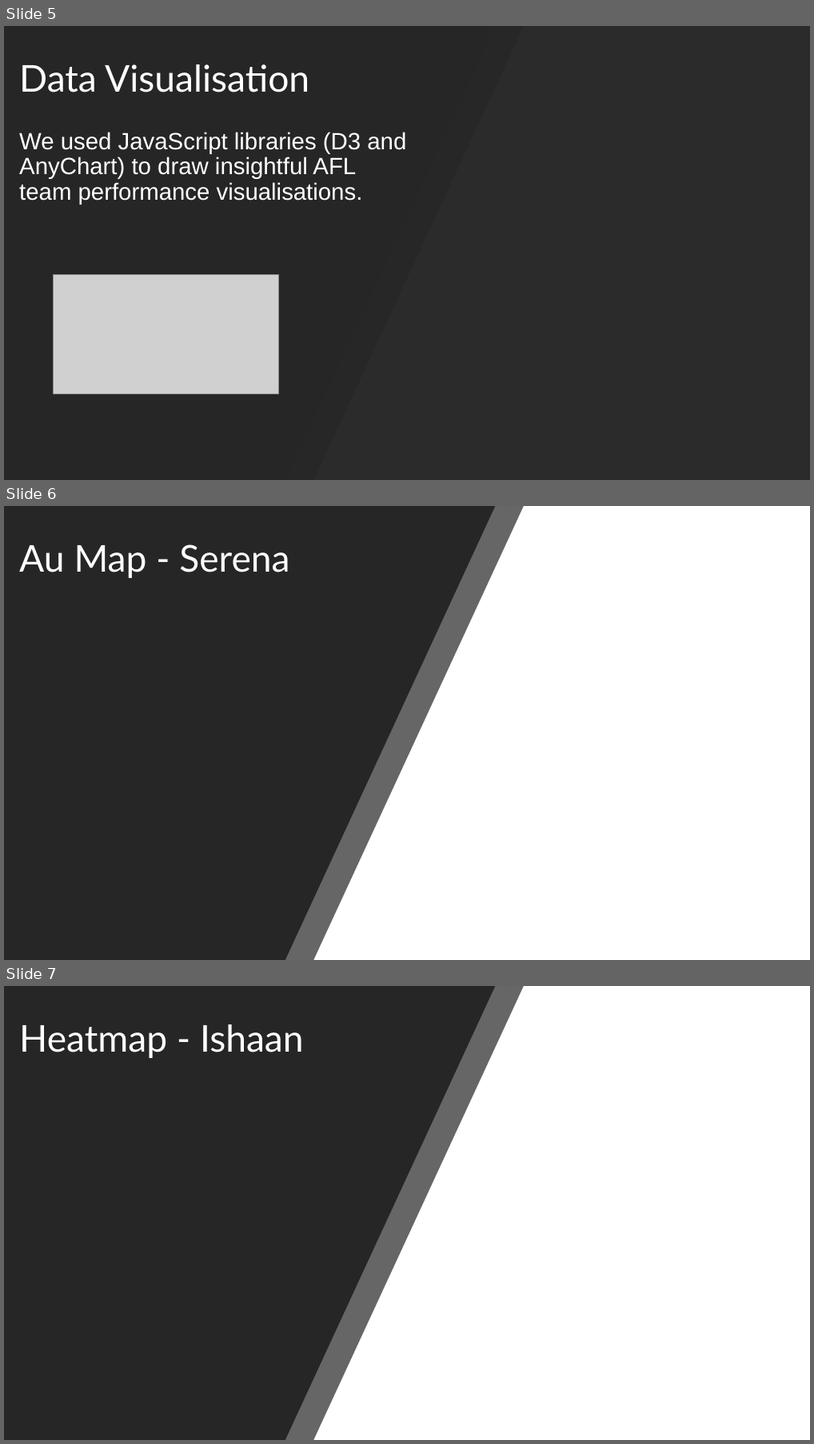
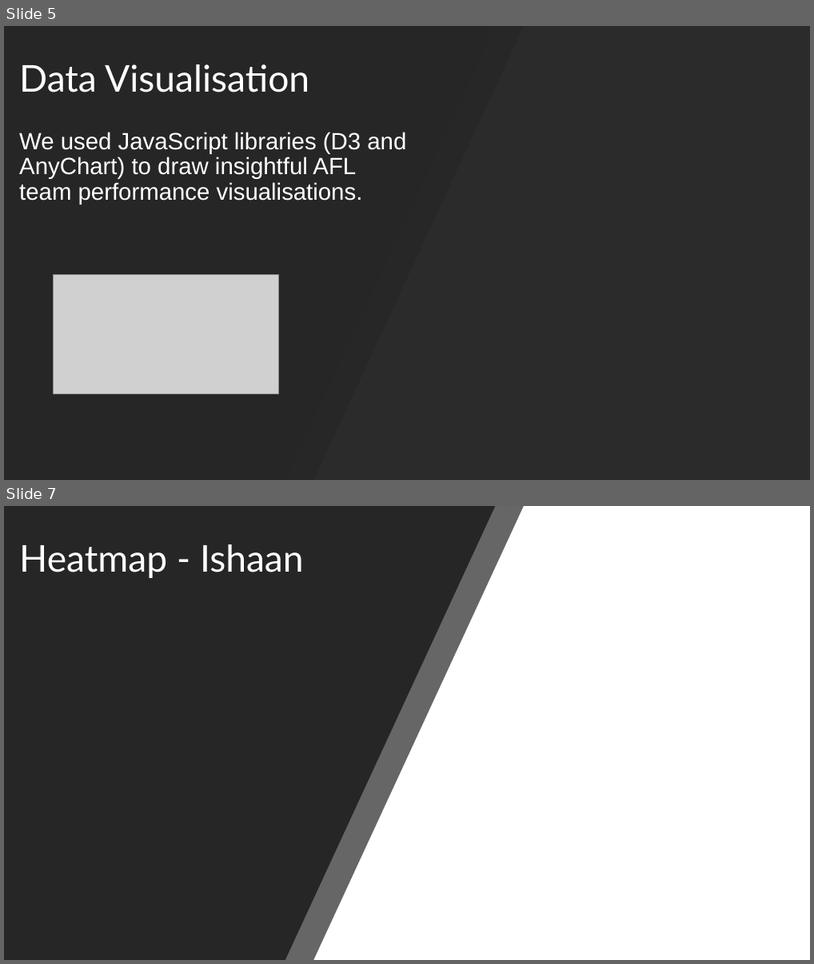
Before and after one commit to Samravp/AFL-Analysis, a slide deck: AFL Dashboard.pptx. Shown one above the other, each under a label of ours: slides 5, 6 and 7 before the commit, slides 5 and 7 after it; the slides between them are not shown. The pictures are 814x1444 and 814x964 pixels, drawn with LibreOffice and Linux fonts; fonts in the diff are those of the drawing; grey boxes stand for pictures; background and template pictures are left out; a plain dark background stands for a picture behind light text. Boxes give left, top, right and bottom in pixels: in the first picture for what was removed or moved away, otherwise in the second. Text is boxed around its words. In the diff, an @@ line names an element or a change of style, - is before the commit and + after.

```diff
--- a/AFL Dashboard.pptx
+++ b/AFL Dashboard.pptx
@@ slide 6 removed at [4, 506, 810, 960], background #FFFFFF @@
@@ freeform shape removed at [4, 506, 524, 960] @@
@@ freeform shape removed at [4, 506, 496, 960] @@
@@ title removed at [19, 544, 290, 578] @@
-Au Map - Serena
```
Also in this commit, not shown: 1 slide added.
